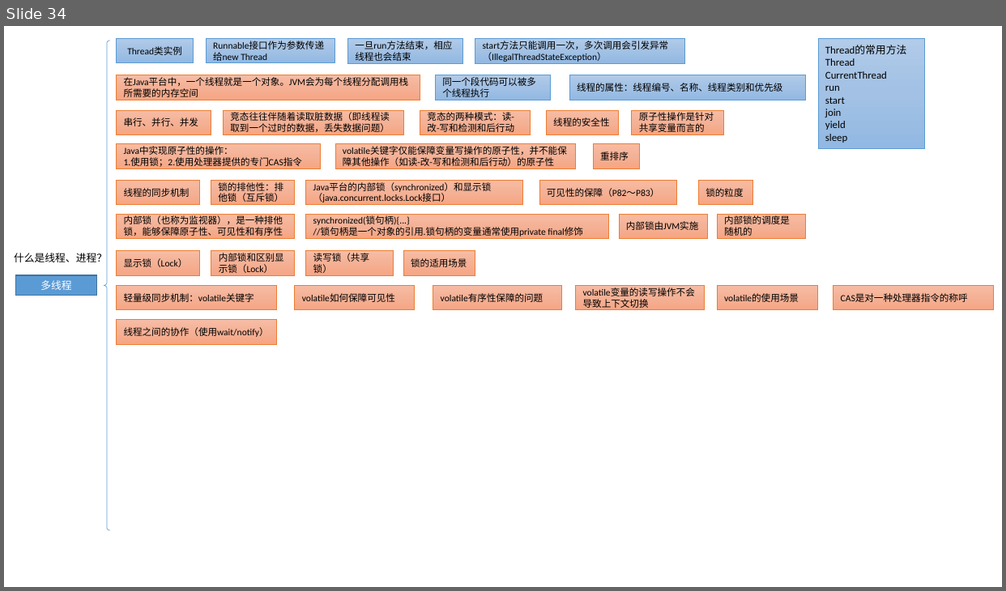
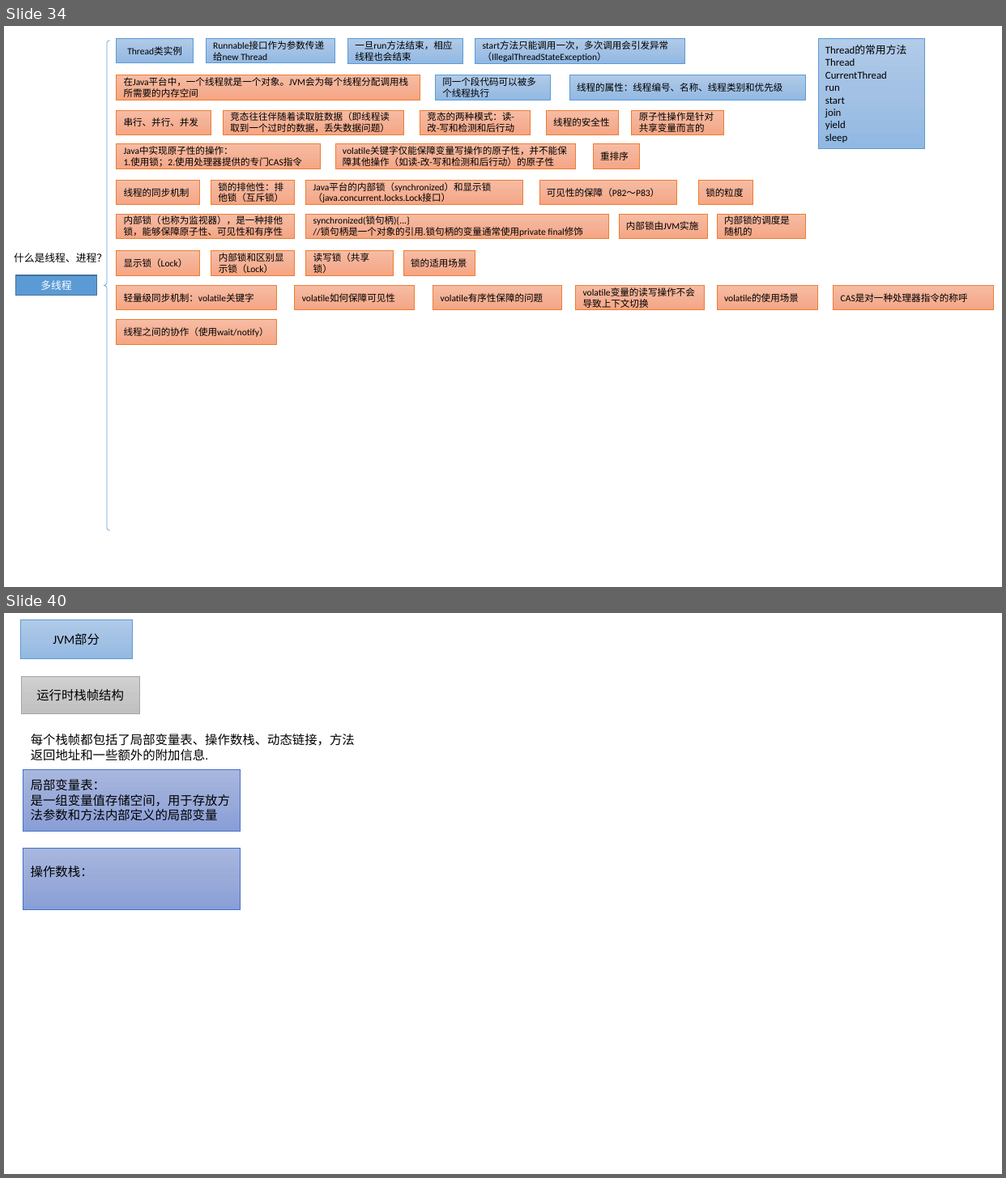
Before and after one commit to nda1992/Reading_Books_Notebook, a slide deck: images/画图PPT.pptx. Shown one above the other, each under a label of ours: slide 34 before the commit, slides 34 and 40 after it; the slides between them are not shown. The pictures are 1006x591 and 1006x1178 pixels, drawn with LibreOffice and Linux fonts; fonts in the diff are those of the drawing. Boxes give left, top, right and bottom in pixels: in the first picture for what was removed or moved away, otherwise in the second. Text is boxed around its words. In the diff, an @@ line names an element or a change of style, - is before the commit and + after.

```diff
--- a/images/画图PPT.pptx
+++ b/images/画图PPT.pptx
@@ slide 40 added at <box>4,613,1002,1174</box>, background #FFFFFF @@
@@ rectangle added at <box>20,619,132,658</box>, fill gradient #B1CBE9 to #A3C1E5 to #93B9E4, outline #5B9BD5 0.5 pt, 12 pt, text #000000 @@
+JVM部分
@@ rectangle added at <box>21,677,139,715</box>, fill gradient #D2D2D2 to #C8C8C8 to #C0C0C0, outline #A5A5A5 0.5 pt, 12 pt, text #000000 @@
+运行时栈帧结构
@@ text added at <box>31,734,355,761</box>, 12 pt, text #000000 @@
+每个栈帧都包括了局部变量表、操作数栈、动态链接，方法返回地址和一些额外的附加信息.
@@ rectangle added at <box>23,769,241,832</box>, fill gradient #A8B7DF to #9AABD9 to #889ED7, outline #4472C4 0.5 pt, 12 pt, text #000000 @@
+局部变量表：
+是一组变量值存储空间，用于存放方法参数和方法内部定义的局部变量
@@ rectangle added at <box>23,848,241,910</box>, fill gradient #A8B7DF to #9AABD9 to #889ED7, outline #4472C4 0.5 pt, 12 pt, text #000000 @@
+操作数栈：
```
Also in this commit, not shown: 13 other slides added, 2 other files.
